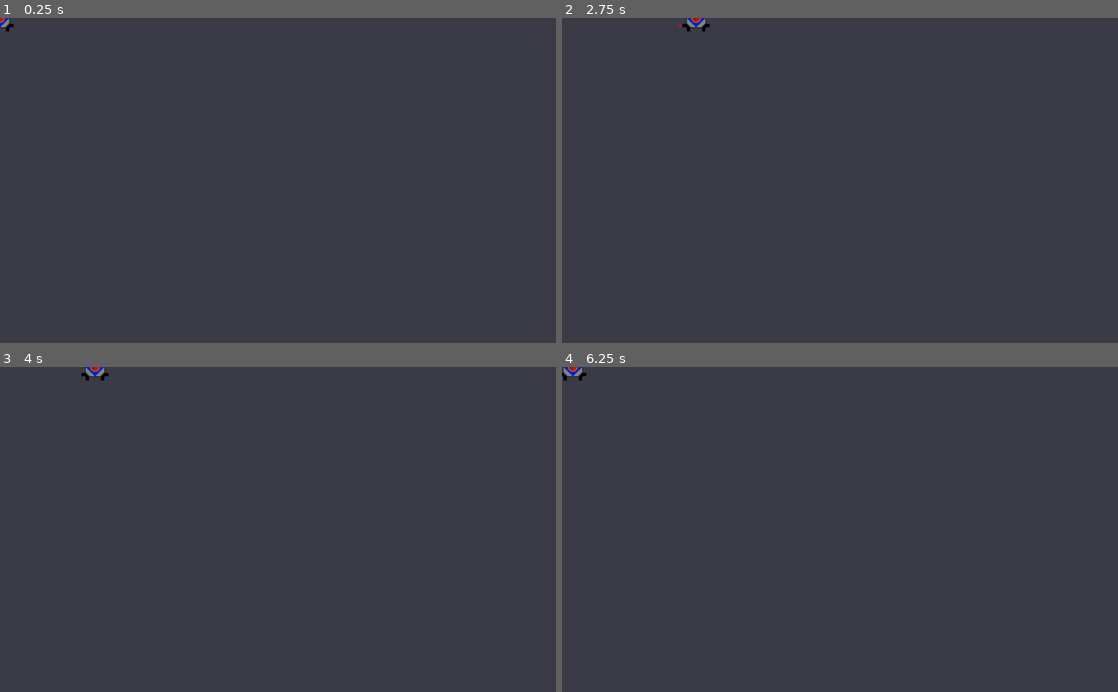
Above: before the commit, frames 1-4 (two rows, left to right).
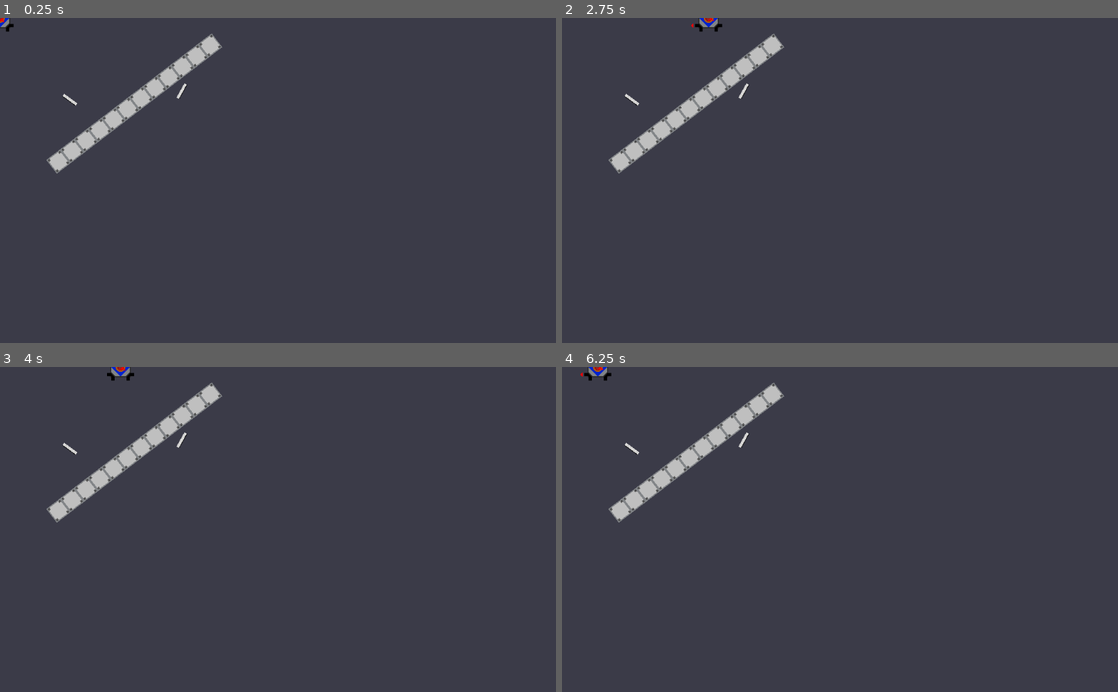
Above: after the commit, the same moments.

Repository: Call-Me-Sir/Calan-Game2021
Game: Godot game, scene res://Level 1.tscn
Two runs of this game, one before a commit and one after it. Both use one fixed random seed, a clock stepped at 60 frames per second and the inputs below.
Inputs (mouse positions are in pixels of both pictures, inside the frame that each line leads up to):
- Up to frame 1 (0.25 s): no input
- Up to frame 2 (2.75 s): tap Enter at 0.5 s; move the mouse to (962, 164) at 0.52 s; hold D (ui_right) 0.53-1.28 s; move the mouse to (728, 196) at 1.27 s; hold Ctrl (slowdown) 1.28-2.03 s; tap Space at 2 s; move the mouse to (895, 109) at 2.02 s; hold D (ui_right) from 2.03 s (still down)
- Up to frame 3 (4 s): move the mouse to (250, 594) at 2.77 s; release D (ui_right) at 2.78 s; hold Shift (speedup) 2.78-3.53 s; tap Enter at 3.5 s; move the mouse to (444, 578) at 3.52 s; hold A (ui_left) from 3.53 s (still down)
- Up to frame 4 (6.25 s): move the mouse to (673, 480) at 4.27 s; move the mouse to (867, 529) at 5.02 s; release A (ui_left) at 5.03 s; hold Ctrl (slowdown) 5.03-5.78 s; move the mouse to (756, 448) at 5.77 s; hold D (ui_right) from 5.78 s (still down)

The runs differ from the first frame. In frame 1, 2.1% of the frame differs, in the area x 0-40%, y 0-48%; in frame 2, 2.3%; in frame 3, 2.3%, in the area x 8-40%, y 0-48%; in frame 4, 2.3%.

Commit message:
Sprite rotates, added mirror, tiles and added those to groups

Diff:
--- a/RayArray/Level 1.tscn
+++ b/RayArray/Level 1.tscn
@@ -1,9 +1,8 @@
-[gd_scene load_steps=3 format=2]
+[gd_scene load_steps=4 format=2]
 
-[ext_resource path="res://Playerspaceshipkinematic.tscn" type="PackedScene" id=1]
-
-[sub_resource type="RectangleShape2D" id=1]
-extents = Vector2( 10, 83.4679 )
+[ext_resource path="res://Mirror.tscn" type="PackedScene" id=1]
+[ext_resource path="res://Playerspaceshipkinematic.tscn" type="PackedScene" id=2]
+[ext_resource path="res://Prototile.tscn" type="PackedScene" id=3]
 
 [node name="Level 1" type="Node"]
 
@@ -15,46 +14,54 @@
 "_edit_use_anchors_": false
 }
 
-[node name="Playerspaceshipkinematic" parent="." instance=ExtResource( 1 )]
+[node name="Playerspaceshipkinematic" parent="." instance=ExtResource( 2 )]
 
-[node name="Area2D" type="StaticBody2D" parent="."]
-position = Vector2( 281.842, 104.65 )
+[node name="Mirror" parent="." instance=ExtResource( 1 )]
+position = Vector2( 335.85, 135.611 )
+rotation = 0.505658
 collision_layer = 2
-__meta__ = {
-"_edit_group_": true
-}
 
-[node name="CollisionShape2D" type="CollisionShape2D" parent="Area2D"]
-shape = SubResource( 1 )
+[node name="Mirror2" parent="." instance=ExtResource( 1 )]
+position = Vector2( 128, 152 )
+rotation = 2.20222
+collision_layer = 2
 
-[node name="Area2D2" type="StaticBody2D" parent="."]
-position = Vector2( 63.8064, 255.67 )
-collision_layer = 2
-__meta__ = {
-"_edit_group_": true
-}
+[node name="Tiles" type="Node2D" parent="."]
+position = Vector2( 56, 224 )
+rotation = -0.654178
 
-[node name="CollisionShape2D" type="CollisionShape2D" parent="Area2D2"]
-shape = SubResource( 1 )
+[node name="Prototile" parent="Tiles" instance=ExtResource( 3 )]
+position = Vector2( 16, 64 )
 
-[node name="Area2D3" type="StaticBody2D" parent="."]
-position = Vector2( 370.566, 353.834 )
-rotation = 0.777186
-collision_layer = 2
-__meta__ = {
-"_edit_group_": true
-}
+[node name="Prototile2" parent="Tiles" instance=ExtResource( 3 )]
+position = Vector2( 48, 64 )
 
-[node name="CollisionShape2D" type="CollisionShape2D" parent="Area2D3"]
-shape = SubResource( 1 )
+[node name="Prototile3" parent="Tiles" instance=ExtResource( 3 )]
+position = Vector2( 80, 64 )
 
-[node name="Area2D4" type="StaticBody2D" parent="."]
-position = Vector2( 356.408, 199.982 )
-rotation = 0.215142
-collision_layer = 2
-__meta__ = {
-"_edit_group_": true
-}
+[node name="Prototile4" parent="Tiles" instance=ExtResource( 3 )]
+position = Vector2( 112, 64 )
 
-[node name="CollisionShape2D" type="CollisionShape2D" parent="Area2D4"]
-shape = SubResource( 1 )
+[node name="Prototile5" parent="Tiles" instance=ExtResource( 3 )]
+position = Vector2( 144, 64 )
+
+[node name="Prototile6" parent="Tiles" instance=ExtResource( 3 )]
+position = Vector2( 176, 64 )
+
+[node name="Prototile7" parent="Tiles" instance=ExtResource( 3 )]
+position = Vector2( 208, 64 )
+
+[node name="Prototile8" parent="Tiles" instance=ExtResource( 3 )]
+position = Vector2( 240, 64 )
+
+[node name="Prototile9" parent="Tiles" instance=ExtResource( 3 )]
+position = Vector2( 272, 64 )
+
+[node name="Prototile10" parent="Tiles" instance=ExtResource( 3 )]
+position = Vector2( 304, 64 )
+
+[node name="Prototile11" parent="Tiles" instance=ExtResource( 3 )]
+position = Vector2( 336, 64 )
+
+[node name="Prototile12" parent="Tiles" instance=ExtResource( 3 )]
+position = Vector2( 368, 64 )
--- /dev/null
+++ b/RayArray/Mirror.tscn
@@ -0,0 +1,18 @@
+[gd_scene load_steps=3 format=2]
+
+[ext_resource path="res://Imported resources/Game Mirror V1(Get back to this)-1.png.png" type="Texture" id=1]
+
+[sub_resource type="RectangleShape2D" id=1]
+extents = Vector2( 4.93334, 7.17012 )
+
+[node name="Mirror" type="StaticBody2D" groups=[
+"Mirror",
+]]
+
+[node name="MirrorTexture" type="Sprite" parent="."]
+texture = ExtResource( 1 )
+
+[node name="CollisionShape2D" type="CollisionShape2D" parent="."]
+position = Vector2( -1, 0 )
+scale = Vector2( 0.608107, -2.09202 )
+shape = SubResource( 1 )
--- /dev/null
+++ b/RayArray/Prototile.tscn
@@ -0,0 +1,17 @@
+[gd_scene load_steps=3 format=2]
+
+[ext_resource path="res://Imported resources/Stage 1 Tile pallet. Very work in progress-7.png.png" type="Texture" id=1]
+
+[sub_resource type="RectangleShape2D" id=1]
+extents = Vector2( 16, 16 )
+
+[node name="Prototile" type="StaticBody2D" groups=[
+"RoomTile",
+]]
+collision_layer = 2
+
+[node name="Sprite" type="Sprite" parent="."]
+texture = ExtResource( 1 )
+
+[node name="StaticBody2D" type="CollisionShape2D" parent="."]
+shape = SubResource( 1 )
--- a/RayArray/ReflectorCast.tscn
+++ b/RayArray/ReflectorCast.tscn
@@ -1,6 +1,6 @@
 [gd_scene load_steps=2 format=2]
 
-[ext_resource path="res://ReflectorCast.gd" type="Script" id=1]
+[ext_resource path="res://Scripts/ReflectorCast.gd" type="Script" id=1]
 
 [node name="ReflectorCast" type="RayCast2D"]
 enabled = true
--- a/RayArray/Scripts/Playerspaceshipkinematic.gd
+++ b/RayArray/Scripts/Playerspaceshipkinematic.gd
@@ -59,21 +59,25 @@
 func rotate_ray(delta):
 	var mouse_position = get_local_mouse_position()
 	ray.cast_to = mouse_position.normalized() * max_ray_cast
+	$RayCast2D/ContraptionSprite.rotation = mouse_position.angle()
 
 func check_ray_collision():
 	if ray.is_colliding():
 		var new_ray_position = ray.get_collision_point()
 		var new_ray_angle = ray.get_collision_normal()
-		if reflector_ray == null:
-			reflector_ray = new_ray.instance()
-			reflector_ray.global_position = new_ray_position
-			get_tree().get_root().add_child(reflector_ray)
-		else:
-			print(ray.cast_to)
-			reflector_ray.global_position = new_ray_position
-			var r = ray.cast_to.bounce(ray.get_collision_normal())
-			reflector_ray.cast_to = r
-			#reflector_ray.rotation = ray.get_collision_normal() - ray.get_parent().rotation
+		var optic_device = ray.get_collider_shape()
+		print(optic_device)
+		if ray.get_collider().is_in_group("Mirror"):
+			if reflector_ray == null :
+				reflector_ray = new_ray.instance()
+				reflector_ray.global_position = new_ray_position
+				get_tree().get_root().add_child(reflector_ray)
+			else:
+				print(ray.cast_to)
+				reflector_ray.global_position = new_ray_position
+				var r = ray.cast_to.bounce(ray.get_collision_normal())
+				reflector_ray.cast_to = r
+				#reflector_ray.rotation = ray.get_collision_normal() - ray.get_parent().rotation
 	else:
 		if reflector_ray != null:
 			reflector_ray.queue_free()
Binary file added: RayArray/Imported resources/Game Mirror V1(Get back to this)-1.png.png
Not shown, added: RayArray/Imported resources/Game Mirror V1(Get back to this)-1.png.png.import
Binary file added: RayArray/Imported resources/Stage 1 Tile pallet. Very work in progress-7.png.png
Not shown, added: RayArray/Imported resources/Stage 1 Tile pallet. Very work in progress-7.png.png.import
Renamed: RayArray/ReflectorCast.gd -> RayArray/Scripts/ReflectorCast.gd
